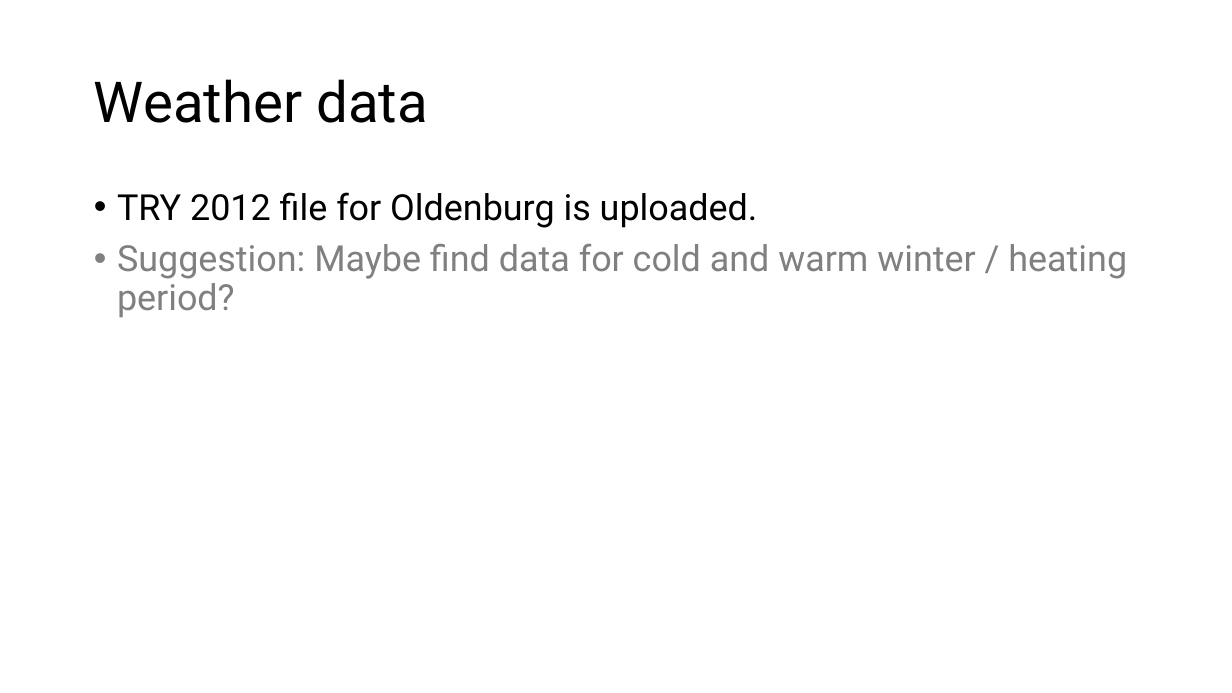
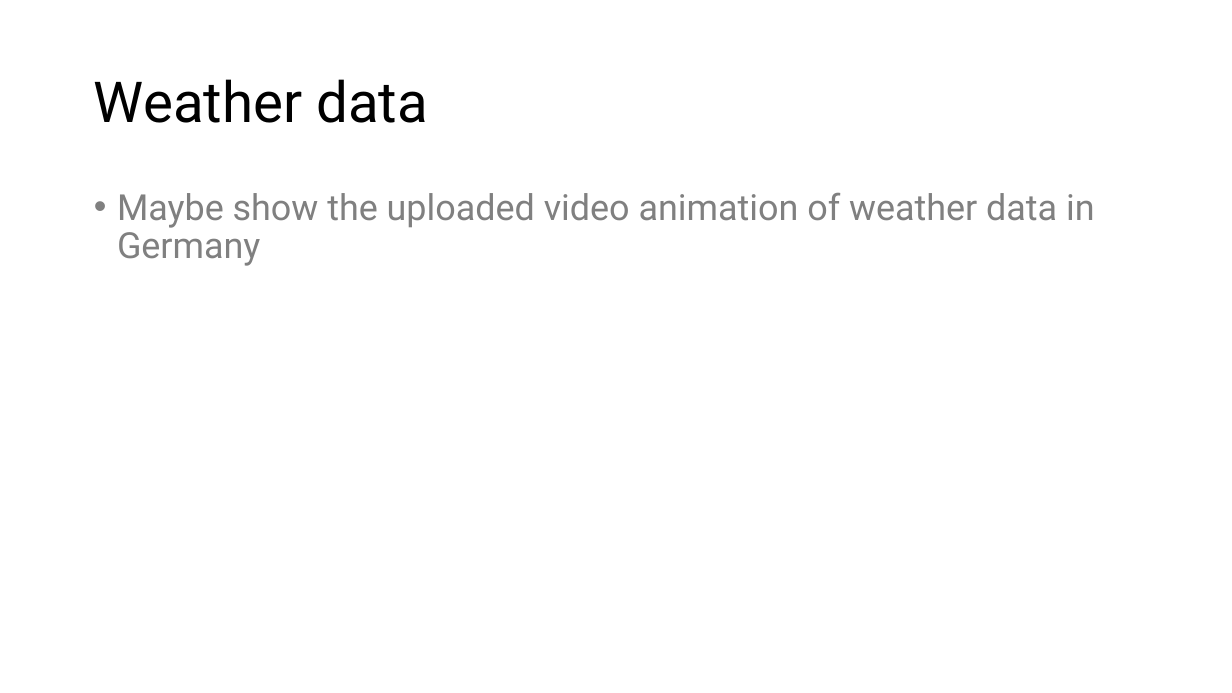
Before and after one commit to eyjomoin/Modeling-buildings-and-their-heating-systems, a slide deck: slide 16 of presentation/heat.pptx. Drawn at 1232x693 pixels with LibreOffice and Linux fonts; fonts in the diff are those of the drawing. Boxes give left, top, right and bottom in pixels: in the first picture for what was removed or moved away, otherwise in the second. Text is boxed around its words. In the diff, an @@ line names an element or a change of style, - is before the commit and + after.

```diff
--- a/presentation/heat.pptx
+++ b/presentation/heat.pptx
@@ text at bbox=[117, 193, 1095, 266]: text changed @@
-• TRY 2012 file for Oldenburg is uploaded.
-• Suggestion: Maybe find data for cold and warm winter / heating period?
+• Maybe show the uploaded video animation of weather data in Germany
```
Also in this commit, not shown: 1 other slide changed, 3 slides added, 3 slides removed, 2 other files.
